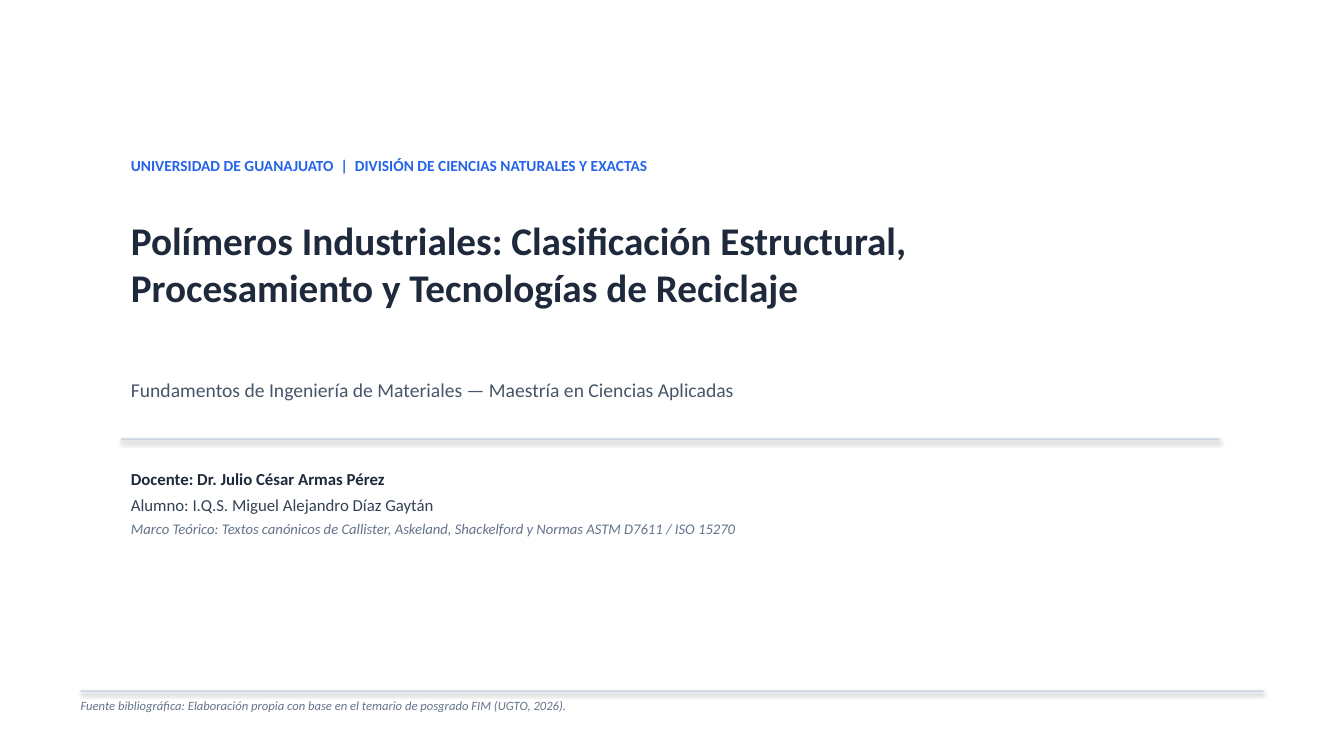
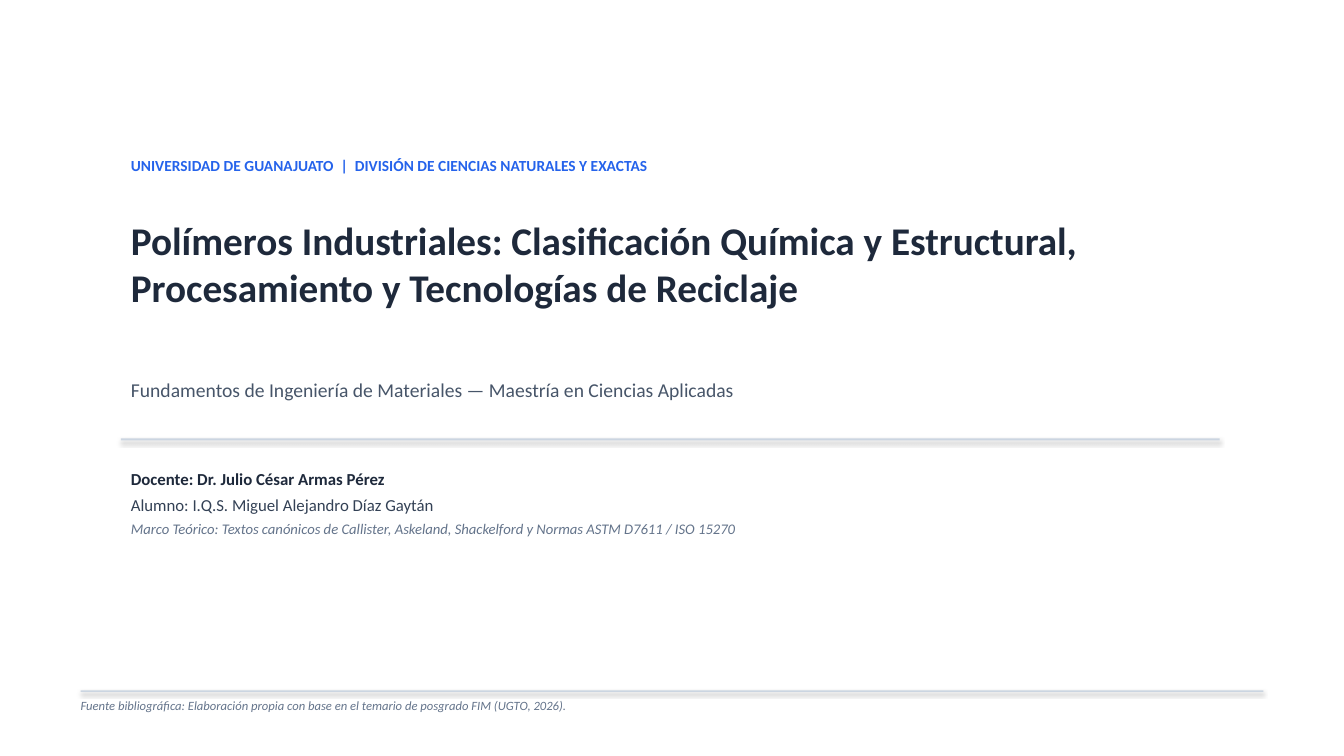
Before and after one commit to AlejandroDiazGaytan/FIM-Polimeros, a slide deck: slide 1 of presentacion_polimeros_procesos_reciclaje.pptx. Drawn at 1344x756 pixels with LibreOffice and Linux fonts; fonts in the diff are those of the drawing. Boxes give left, top, right and bottom in pixels: in the first picture for what was removed or moved away, otherwise in the second. Text is boxed around its words. In the diff, an @@ line names an element or a change of style, - is before the commit and + after.

```diff
--- a/presentacion_polimeros_procesos_reciclaje.pptx
+++ b/presentacion_polimeros_procesos_reciclaje.pptx
@@ text at (x1=131, y1=227, x2=1077, y2=309): text changed @@
-Polímeros Industriales: Clasificación Estructural,
-Procesamiento y Tecnologías de Reciclaje
+Polímeros Industriales: Clasificación Química y Estructural,
+Procesamiento y Tecnologías de Reciclaje
```
Also in this commit, not shown: 12 other slides changed, 2 slides added, 3 other files.
